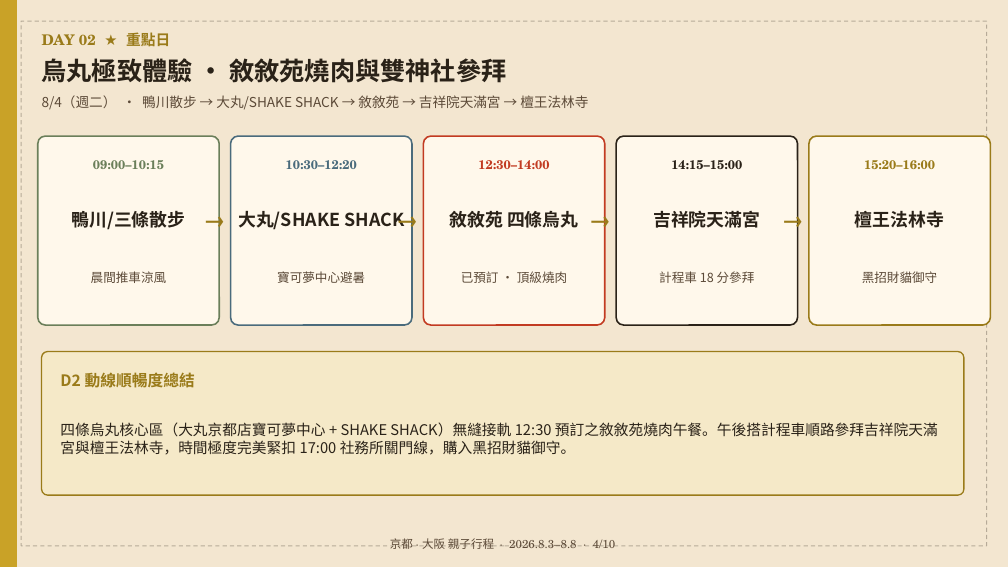
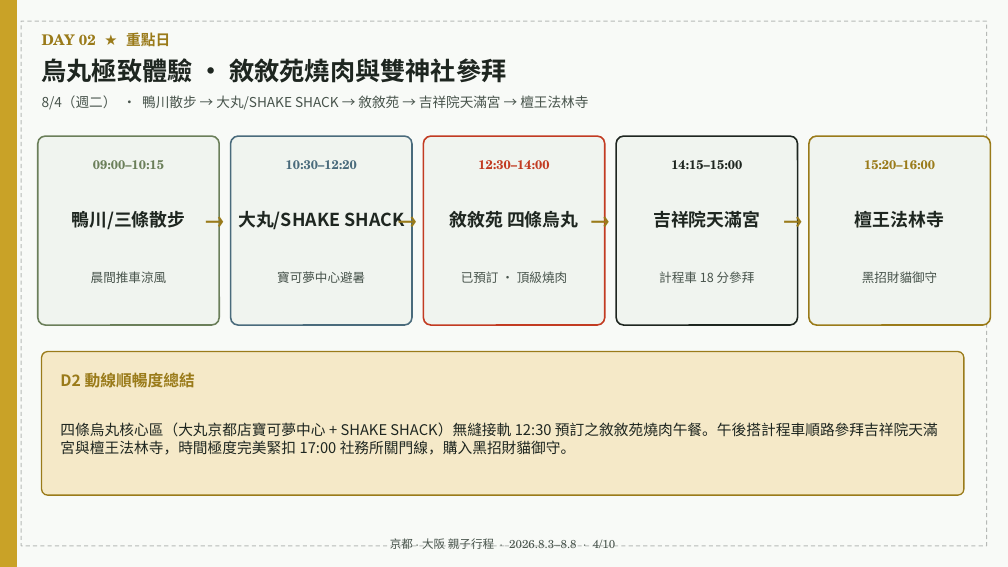
Before and after one commit to maxchan-stack/family-trip-kyoto-osaka-2026, a slide deck: slide 4 of itinerary.pptx. Drawn at 1008x567 pixels with LibreOffice and Linux fonts; fonts in the diff are those of the drawing. Boxes give left, top, right and bottom in pixels: in the first picture for what was removed or moved away, otherwise in the second. Text is boxed around its words. In the diff, an @@ line names an element or a change of style, - is before the commit and + after.

Commit message:
Fully synchronize pocket map and PPTX files with main web app: update Morandi color palette, remove outdated AI slogans, and align title style across all assets

```diff
--- a/itinerary.pptx
+++ b/itinerary.pptx
@@ rectangle at <box>0,0,1008,567</box>: fill #F3E6D0 to #F8FAF7; outline #F3E6D0 1 pt to #F8FAF7 1 pt @@
@@ rectangle at <box>21,21,987,546</box>: outline #2A2218 1 pt dashed to #1E2620 1 pt dashed @@
@@ rounded rectangle at <box>616,136,798,325</box>: fill #FFF8EB to #F0F4EF; outline #2A2218 1.5 pt to #1E2620 1.5 pt @@
@@ fill #FFF8EB to #F0F4EF in 4 elements at <box>38,136,219,325</box>, <box>231,136,412,325</box>, <box>423,136,605,325</box>, <box>809,136,991,325</box> @@
@@ text colour #2A2218 to #1E2620 in 7 elements at <box>42,58,506,83</box>, <box>71,211,185,230</box>, <box>238,211,404,230</box>, <box>449,211,579,228</box>, <box>671,160,742,169</box>, <box>653,211,760,228</box>, <box>855,210,944,228</box> @@
@@ text colour #5C4A38 to #48544C in 7 elements at <box>42,95,588,110</box>, <box>91,271,167,283</box>, <box>277,271,365,283</box>, <box>461,271,567,283</box>, <box>659,271,755,283</box>, <box>862,271,938,283</box>, <box>390,538,616,549</box> @@
```
Also in this commit, not shown: 9 other slides changed, 2 other files.
